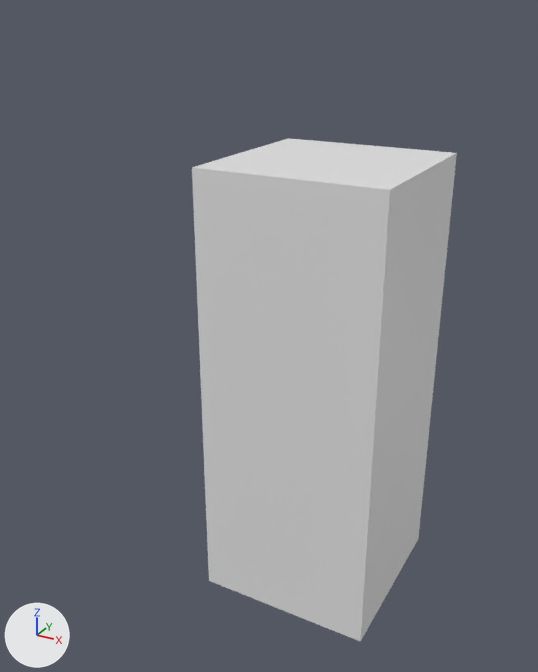
The FBX model Resources/3d/sample/sample.fbx: old version first, new version second.
Rendered twice from a camera (50 mm lens) standing at (3.11, -6.95, 6.53) and looking at (-0.54, -0.3, 3.2). The axes (+X, +Y, +Z) are drawn at lower left. The lights are the same throughout.
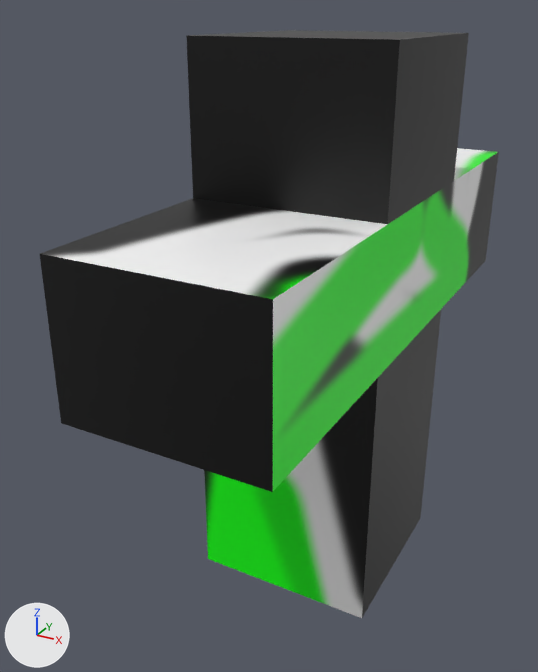
Boxes [x1, y1, x2, y2] around the edits, measured in the pictures (538 x 672 px):
```json
{"object": "Cube", "change": "surface changed, reshaped, moved", "before": [192, 138, 457, 642], "after": [40, 30, 499, 618], "on screen": "73% wider, 17% taller"}
```

Scene script edits in JSON lines:
```json
{"op": "add", "block": "img_sample_png", "code": ["img_sample_png = load_image('sample.png', 'sample.png', 1024, 1024, 'sRGB')"]}
{"op": "remove", "block": "mat_material", "code": "mat_material.base_color = (0.8, 0.8, 0.8)  # white #e7e7e7"}
{"op": "add", "block": "mat_material", "code": "mat_material.texture = img_sample_png"}
{"block": "me_cube", "where": "# used by ob_cube; location = (0.0, 0.0, 2.61)"}
{"op": "remove", "block": "me_cube", "code": "me_cube.from_pydata(...)  # 20 vertices, 36 faces; spans x -1.0..1.0, y -1.0..1.0, z -2.52..2.52"}
{"op": "add", "block": "me_cube", "code": "me_cube.from_pydata(...)  # 46 vertices, 88 faces; spans x -1.0..1.0, y -3.05..3.04, z -1.49..4.38"}
{"block": "me_cube", "change": "me_cube part 1: the whole mesh is rebuilt"}
{"op": "set", "path": "ob_cube.location", "old": "(0.0, 0.0, 2.61)", "new": "(0.0, 0.0, 1.93)"}
```
